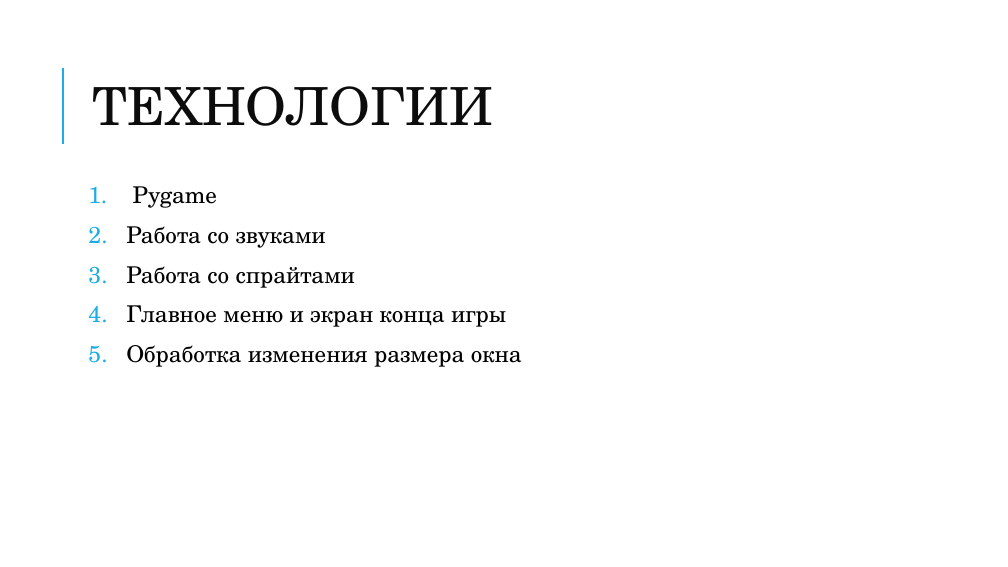
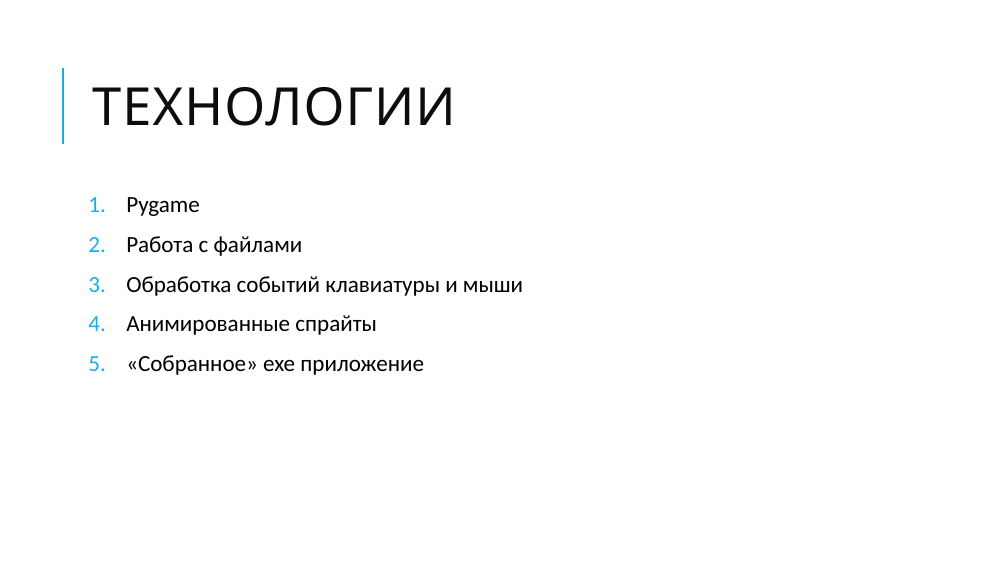
Before and after one commit to VoidLord123/project_Alpha, a slide deck: slide 5 of for_ProjectAlpha.pptx. Drawn at 1008x567 pixels with LibreOffice and Linux fonts; fonts in the diff are those of the drawing. Boxes give left, top, right and bottom in pixels: in the first picture for what was removed or moved away, otherwise in the second. Text is boxed around its words. In the diff, an @@ line names an element or a change of style, - is before the commit and + after.

```diff
--- a/for_ProjectAlpha.pptx
+++ b/for_ProjectAlpha.pptx
@@ title "ТЕХНОЛОГИИ" at box(92, 87, 455, 126): font TeX Gyre Schola to Cabin, text colour #0C0C0C to #0D0D0D, letter spacing 0 to 1 pt @@
@@ text "Pygame": place and size @@
-text "Pygame" at box(126, 186, 522, 367)
+text "Pygame" at box(126, 197, 523, 375)
@@ text at box(126, 197, 200, 216): font TeX Gyre Schola to Calibri in "Pygame"; more space between paragraphs @@
@@ text at box(126, 236, 523, 375): text changed; font TeX Gyre Schola to Calibri @@
-2. Работа со звуками
-3. Работа со спрайтами
-4. Главное меню и экран конца игры
-5. Обработка изменения размера окна
+2. Работа с файлами
+3. Обработка событий клавиатуры и мыши
+4. Анимированные спрайты
+5. «Собранное» exe приложение
```
Also in this commit, not shown: 4 other slides changed, 1 slide added, 1 slide removed.
